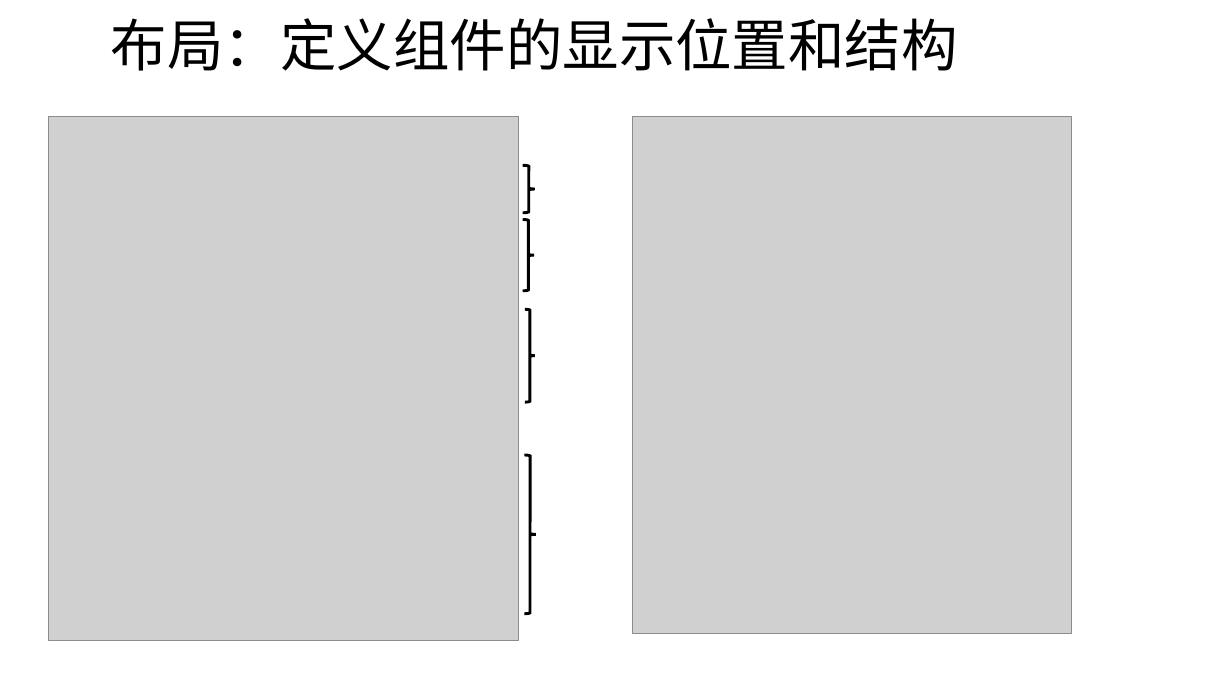
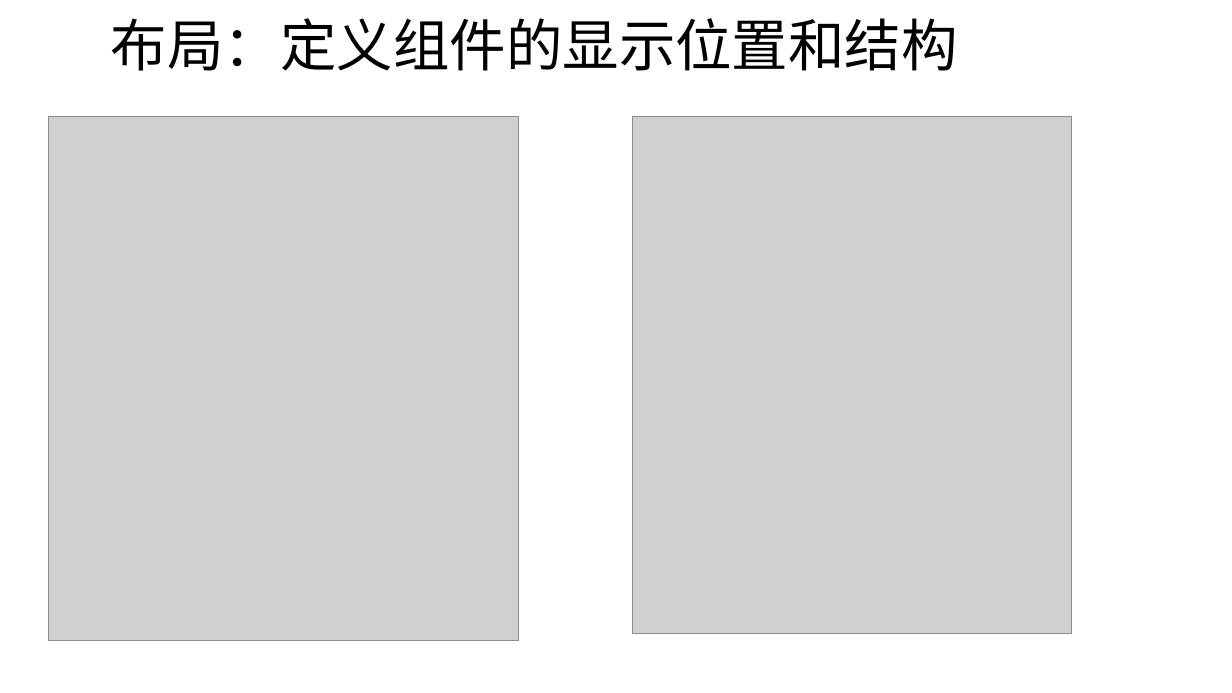
Before and after one commit to tanglw2020/android-class, a slide deck: slide 3 of android layouts.pptx. Drawn at 1232x693 pixels with LibreOffice and Linux fonts; fonts in the diff are those of the drawing; grey boxes stand for pictures. Boxes give left, top, right and bottom in pixels: in the first picture for what was removed or moved away, otherwise in the second. Text is boxed around its words. In the diff, an @@ line names an element or a change of style, - is before the commit and + after.

```diff
--- a/android layouts.pptx
+++ b/android layouts.pptx
@@ right brace removed at [523, 165, 535, 213] @@
@@ right brace removed at [523, 220, 534, 291] @@
@@ right brace removed at [525, 310, 535, 402] @@
@@ right brace removed at [525, 455, 536, 614] @@
```
Also in this commit, not shown: 4 other slides changed, 2 other files.
